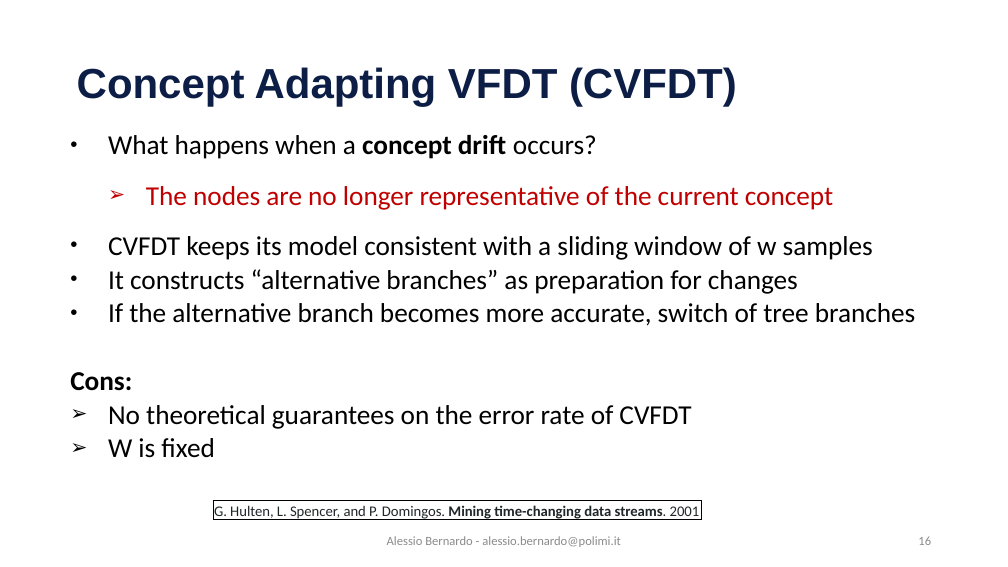
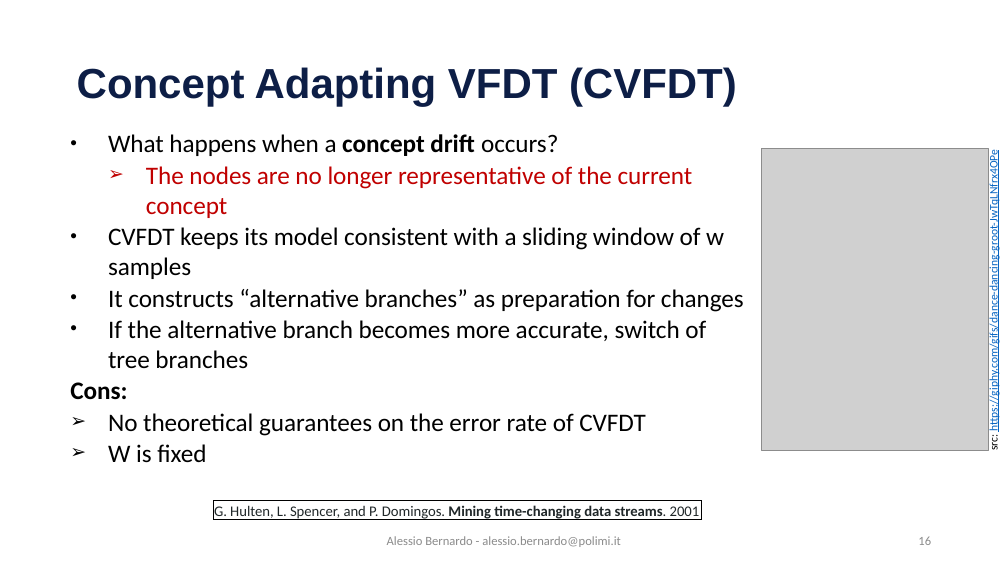
Before and after one commit to emanueledellavalle/streaming-data-analytics, a slide deck: slide 16 of lectures/09_SML/09_3_Classification.pptx. Drawn at 1008x567 pixels with LibreOffice and Linux fonts; fonts in the diff are those of the drawing; grey boxes stand for pictures; background and template pictures are left out. Boxes give left, top, right and bottom in pixels: in the first picture for what was removed or moved away, otherwise in the second. Text is boxed around its words. In the diff, an @@ line names an element or a change of style, - is before the commit and + after.

```diff
--- a/lectures/09_SML/09_3_Classification.pptx
+++ b/lectures/09_SML/09_3_Classification.pptx
@@ text "What happens when a concept ..." at (70,134,744,463): size 26 to 24 pt; line spacing 1.5 to 1 @@
@@ picture added at (762,148,989,451) @@
@@ text added at (987,178,1001,450), 11 pt, text #0563C1, underline @@
+src: https://giphy.com/gifs/dance-dancing-groot-JwTqLNfrx4OPe
```
Also in this commit, not shown: 6 other slides changed, 6 other files.
